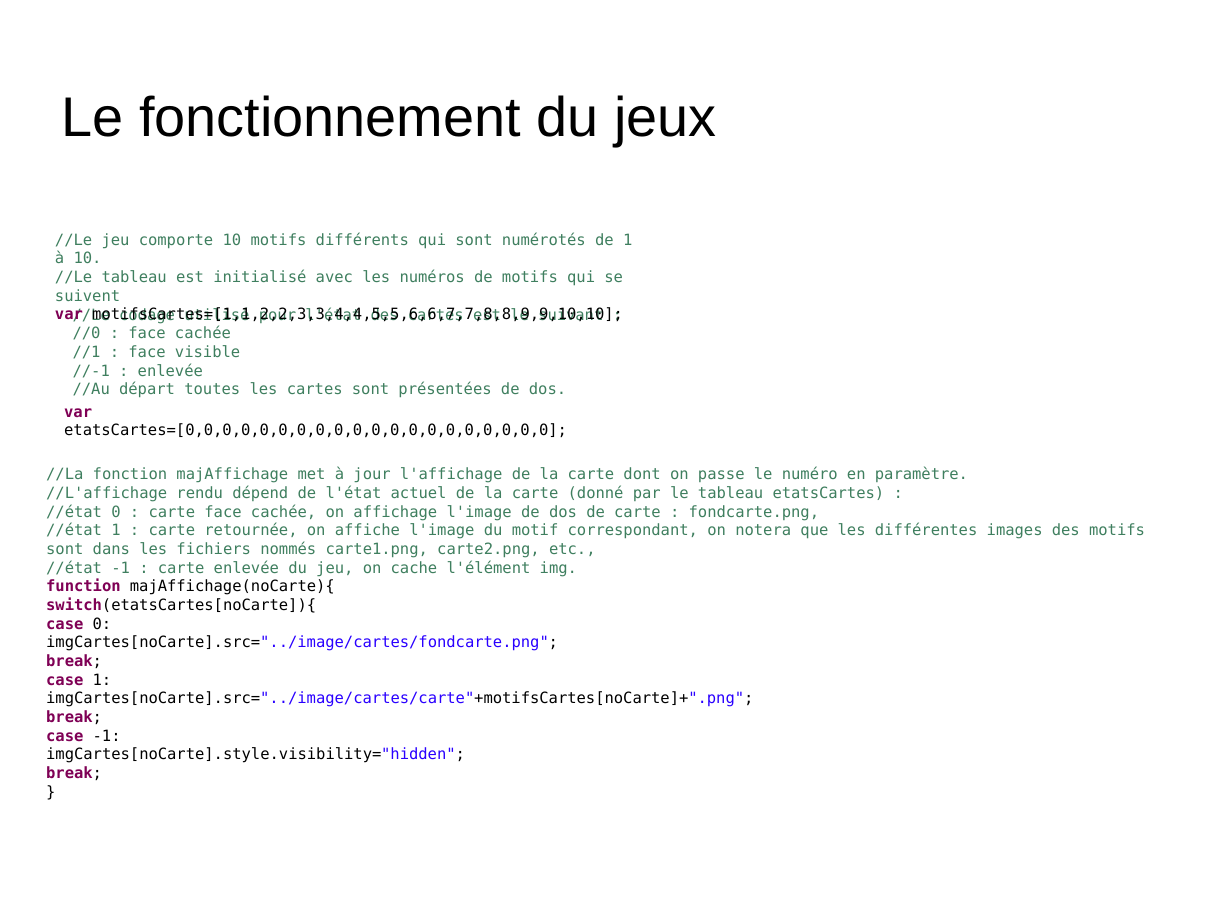
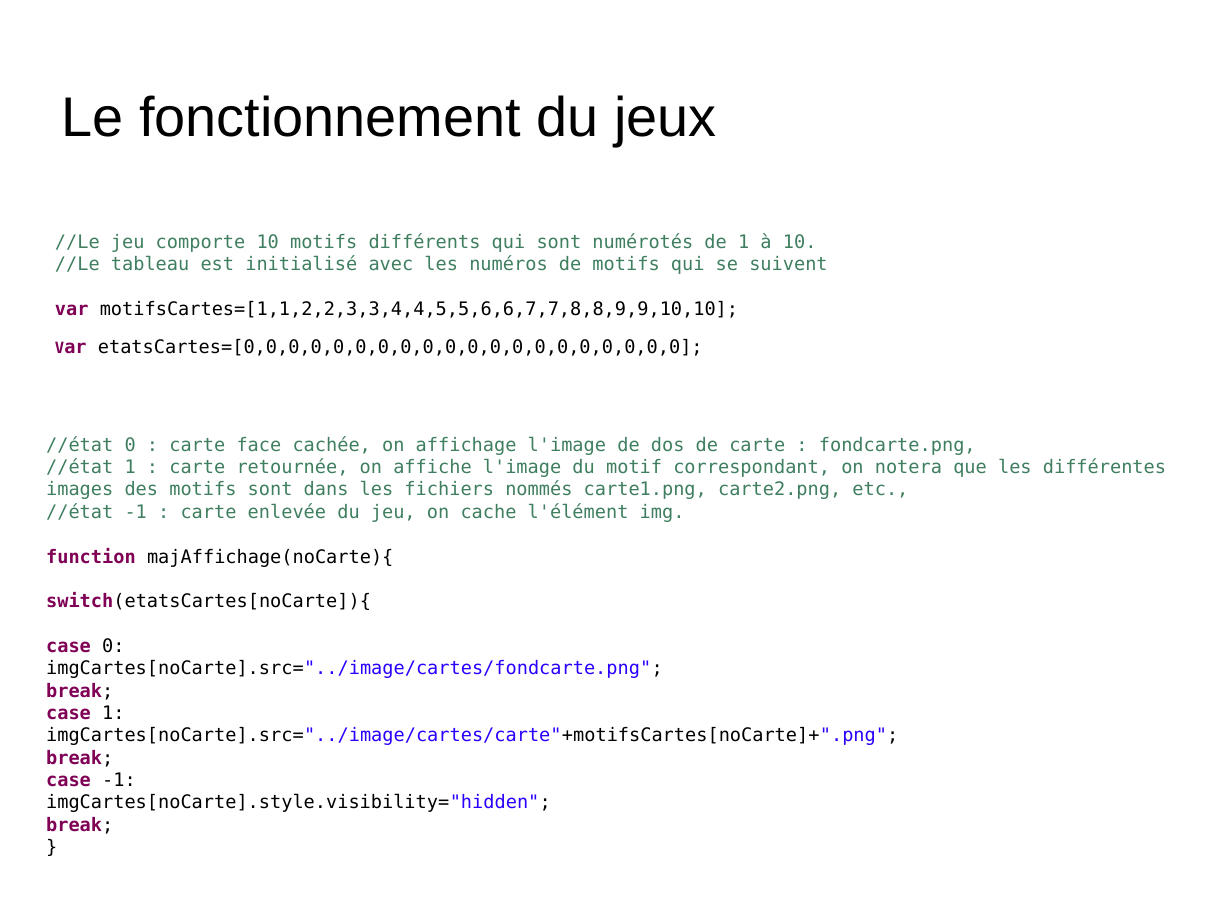
Before and after one commit to ClementM0512/Projet_Ortho, a slide deck: slide 12 of diapo karl Bourgault.odp (slide 10 before the commit). Drawn at 1232x924 pixels with LibreOffice and Linux fonts; fonts in the diff are those of the drawing; background and template pictures are left out. Boxes give left, top, right and bottom in pixels: in the first picture for what was removed or moved away, otherwise in the second. Text is boxed around its words. In the diff, an @@ line names an element or a change of style, - is before the commit and + after.

```diff
--- a/diapo karl Bourgault.odp
+++ b/diapo karl Bourgault.odp
@@ text "//Le jeu comporte 10 motifs ..." at (x1=55, y1=233, x2=827, y2=318): size 10 to 12 pt @@
@@ text removed at (x1=73, y1=307, x2=603, y2=398) @@
-//Le codage utilisé pour l'état des cartes est le suivant :
-//0 : face cachée
-//1 : face visible
-//-1 : enlevée
-//Au départ toutes les cartes sont présentées de dos.
@@ text at (x1=98, y1=339, x2=703, y2=356): text changed; size 10 to 12 pt @@
-var etatsCartes=[0,0,0,0,0,0,0,0,0,0,0,0,0,0,0,0,0,0,0,0];
+Var etatsCartes=[0,0,0,0,0,0,0,0,0,0,0,0,0,0,0,0,0,0,0,0];
@@ text "//état 0 : carte face ..." moved from (x1=46, y1=467, x2=1145, y2=780) to (x1=46, y1=436, x2=1166, y2=834) @@
@@ text "//état 0 : carte face ..." at (x1=46, y1=436, x2=1166, y2=834): size 10 to 12 pt @@
@@ text at (x1=46, y1=467, x2=968, y2=502): paragraphs removed @@
-//La fonction majAffichage met à jour l'affichage de la carte dont on passe le numéro en paramètre.
-//L'affichage rendu dépend de l'état actuel de la carte (donné par le tableau etatsCartes) :
```
Also in this commit, not shown: 1 other slide changed, 6 slides added, 5 slides removed.
